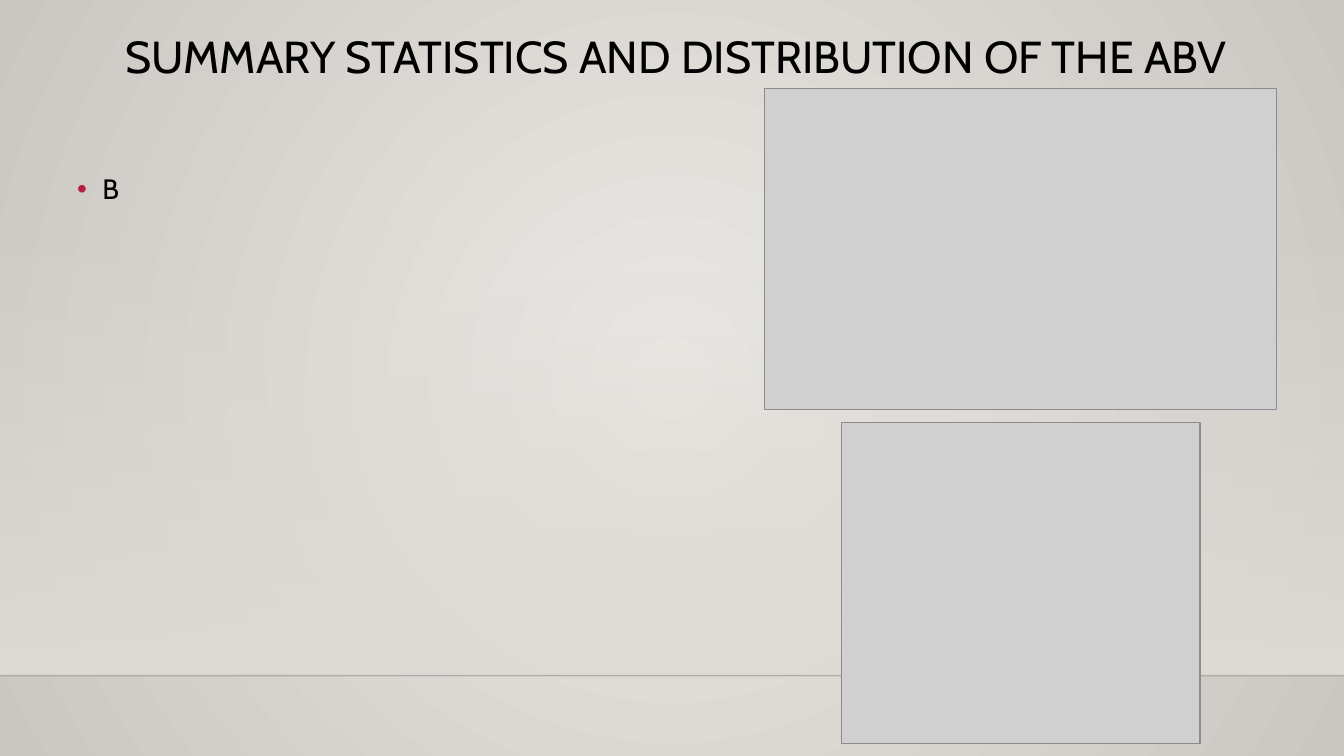
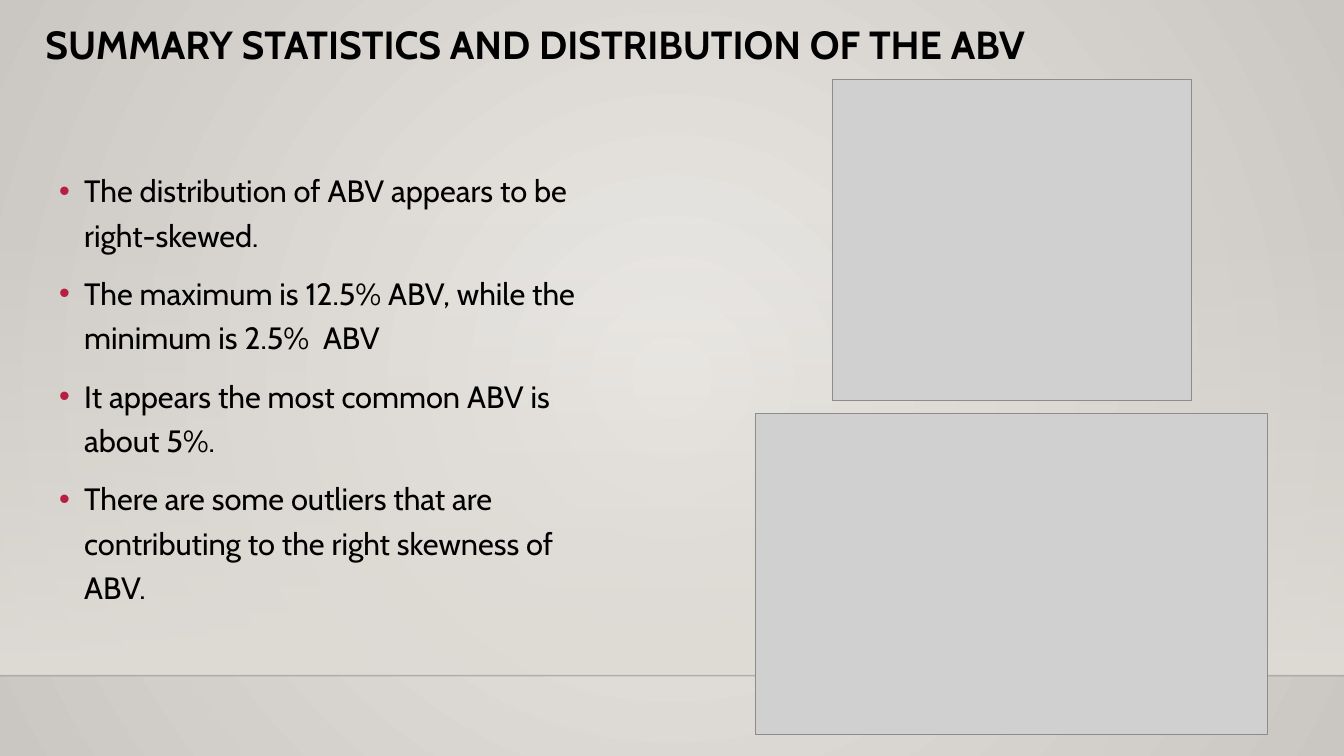
Before and after one commit to sajmera9/BeerCaseStudy1, a slide deck: slide 8 of CaseStudy1_Final_Presentation.pptx. Drawn at 1344x756 pixels with LibreOffice and Linux fonts; fonts in the diff are those of the drawing; grey boxes stand for pictures; background and template pictures are left out. Boxes give left, top, right and bottom in pixels: in the first picture for what was removed or moved away, otherwise in the second. Text is boxed around its words. In the diff, an @@ line names an element or a change of style, - is before the commit and + after.

```diff
--- a/CaseStudy1_Final_Presentation.pptx
+++ b/CaseStudy1_Final_Presentation.pptx
@@ title "SUMMARY STATISTICS AND DISTRIBUTION OF ...": place and size @@
-title "SUMMARY STATISTICS AND DISTRIBUTION OF ..." at [125, 41, 1227, 74]
+title "SUMMARY STATISTICS AND DISTRIBUTION OF ..." at [45, 31, 1025, 60]
@@ title "SUMMARY STATISTICS AND DISTRIBUTION OF ..." at [45, 31, 1025, 60]: size 32 to 28 pt, bold on @@
@@ picture: place and size @@
-picture at [842, 422, 1201, 744]
+picture at [833, 80, 1192, 401]
@@ text at [84, 179, 575, 599]: text changed; size 20 to 22 pt @@
-• B
+• The distribution of ABV appears to be right-skewed.
+• The maximum is 12.5% ABV, while the minimum is 2.5% ABV
+• It appears the most common ABV is about 5%.
+• There are some outliers that are contributing to the right skewness of ABV.
@@ picture: place and size @@
-picture at [765, 88, 1277, 409]
+picture at [756, 413, 1268, 735]
```
Also in this commit, not shown: 7 other slides changed.
